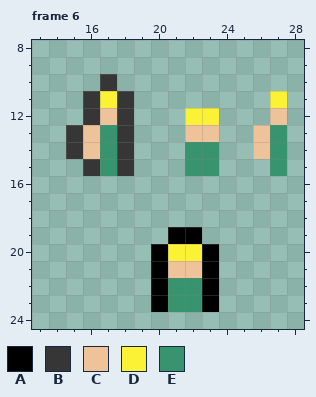
Pixel-art file, stored at Abduction101/SourceAssets/People.aseprite. That is the earlier state.
32x32 pixels, 6 frames. Shown: frame 6: x 13..28, y 8..24. The commit also changed other frames, which this record leaves out.
Palette (. is transparent): A #000000  B #363636  C #eec39a  D #fbf236  E #37946e
Pixels before, frame 6, first column x 15:
10 ..B..........
11 .BDB........D
12 .BCB...DD...C
13 BCEB...CC..CE
14 BCEB...EE..CE
15 .BEB...EE...E
16 .............
17 .............
18 .............
19 ......AA.....
20 .....ADDA....
21 .....ACCA....
22 .....AEEA....
23 .....AEEA....
New version:
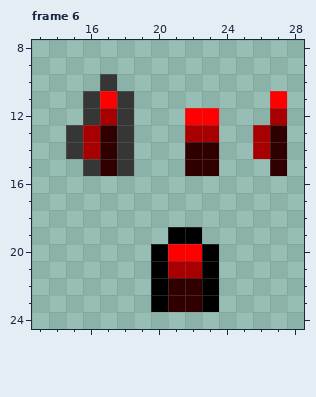
Edits made:
colour C: #eec39a -> #a80000
colour D: #fbf236 -> #ff0000
colour E: #37946e -> #300000
Boxes around the changes in both pictures, in picture pixels (x1, y1, x2, y2):
changed: (83, 91, 117, 176)
changed: (185, 91, 287, 176)
changed: (168, 244, 202, 312)
